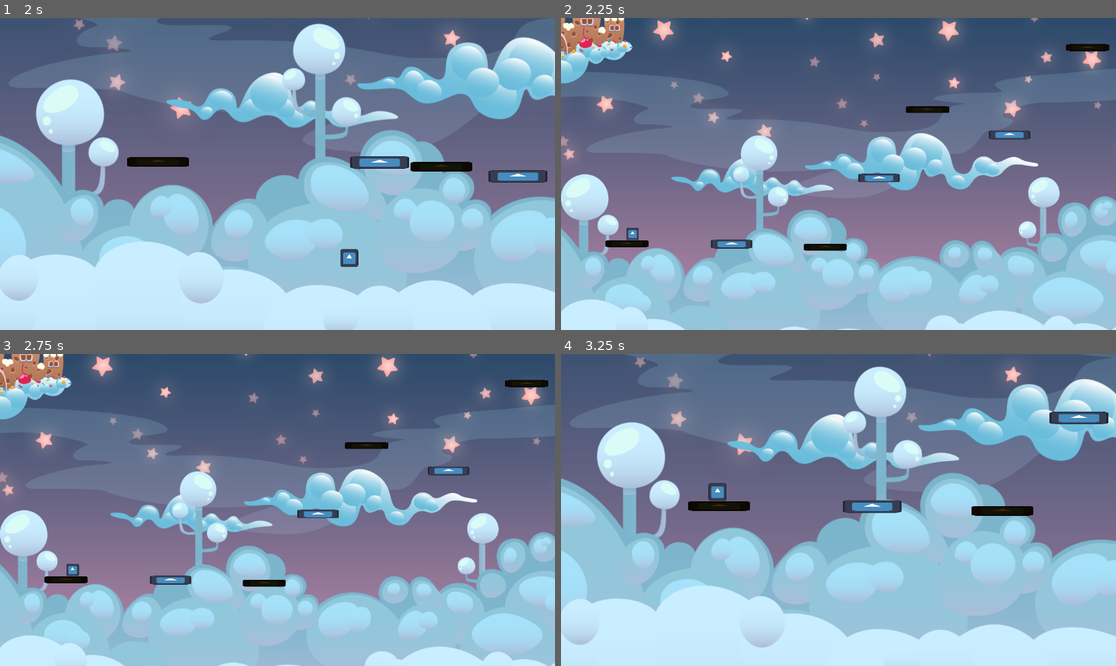
Above: before the commit, frames 1-4 (two rows, left to right).
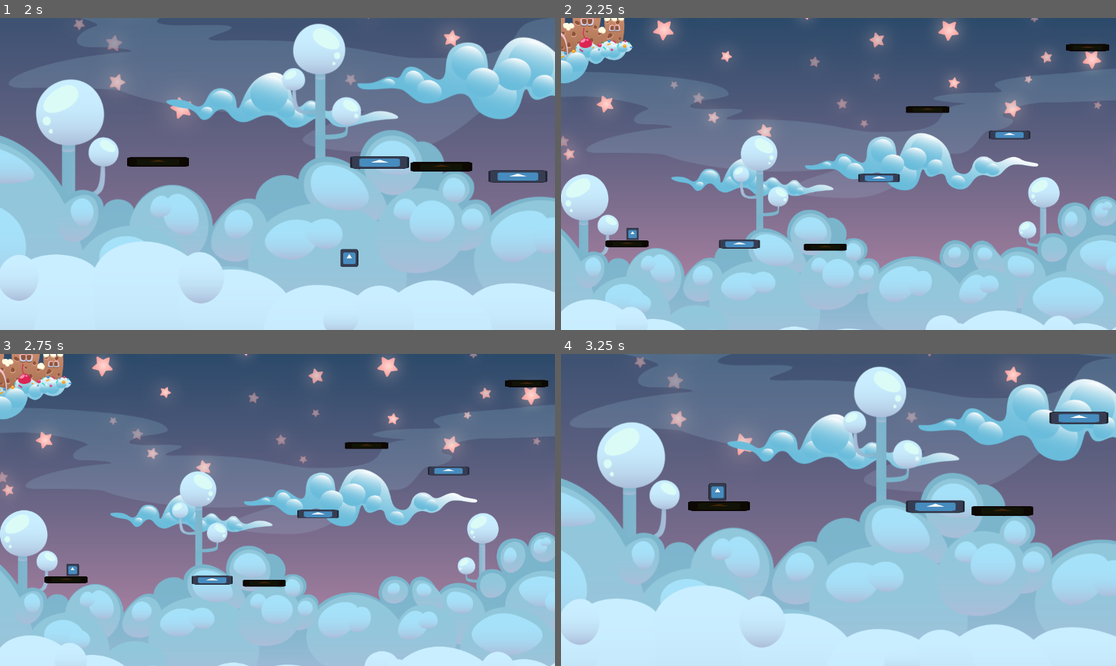
Above: after the commit, the same moments.

Repository: danigeri/Brackeys-Game-Jam
Game: Godot game, scene res://scenes/GameLoop/game_loop.tscn
The game is run twice, just before and just after one commit, with the same random seed, the same clock (stepped at 60 frames per second) and the same inputs. The engine's default icon, where the game draws it, is replaced by a stand-in: a white triangle on a blue panel in a dark square.
Inputs (mouse positions are in pixels of both pictures, inside the frame that each line leads up to):
- Up to frame 1 (2 s): move the mouse to (316, 208) at 0.52 s; press the mouse at (316, 208) at 0.53 s; hold Right (right) from 0.53 s (still down); tap Up (up) at 0.77, 1.52 s; move the mouse to (516, 167) at 1.27 s; release the mouse at (516, 167) at 1.28 s; click (516, 167) at 1.35 s
- Up to frame 2 (2.25 s): move the mouse to (894, 105) at 2.02 s; release Right (right) at 2.03 s; press the mouse at (894, 105) at 2.03 s; hold Left (left) from 2.03 s (still down); tap G (ghost_run) at 2.1 s
- Up to frame 3 (2.75 s): keep holding Left (left)
- Up to frame 4 (3.25 s): move the mouse to (1010, 469) at 2.77 s; release Left (left) at 2.78 s; release the mouse at (1010, 469) at 2.78 s; hold Right (right) from 2.78 s (still down); tap P (player_run) at 2.85 s; tap Up (up) at 3.02 s; click (1010, 469) at 3.05 s

Frame 1 is identical in both runs. In frame 2, 0.2% of the frame differs, in the area x 27-36%, y 70-74%; in frame 3, 0.4%; in frame 4, 0.9%, in the area x 50-73%, y 46-52%.
Error after the commit: Cannot call method 'to_local' on a null value. (res://scenes/Platform/platform.gd:98)

Commit message:
Hovering is only set to false if the mouse is out of the collision shape on release.

Diff:
--- a/scenes/Platform/platform.gd
+++ b/scenes/Platform/platform.gd
@@ -4,11 +4,13 @@
 @export var distance: int
 @export var duration: int
 
-var move = false
-var enter = false
+var is_moving = false
+var is_hovering = false
 var tween: Tween
 var start_x: float
 var start_y: float
+
+@onready var collision_shape_2d: CollisionShape2D = %CollisionShape2D
 
 
 func _ready() -> void:
@@ -20,7 +22,7 @@
 
 func _physics_process(delta: float):
 	handle_platform_moving(delta)
-	release_platform_on_releasing_click()
+	handle_platform_release_and_hovering()
 
 
 func _create_tween():
@@ -76,7 +78,7 @@
 
 func handle_platform_moving(delta) -> void:
 	var mouse_pos = get_global_mouse_position()
-	if move:
+	if is_moving:
 		if dir == "x":
 			var target_x = clamp(mouse_pos.x, start_x - distance, start_x + distance)
 			position.x = move_toward(position.x, target_x, distance * delta)
@@ -84,23 +86,24 @@
 			var target_y = clamp(mouse_pos.y, start_y - distance, start_y + distance)
 			position.y = move_toward(position.y, target_y, distance * delta)
 
-	if Input.is_action_pressed("click") and enter:
-		move = true
+
+func handle_platform_release_and_hovering() -> void:
+	if Input.is_action_pressed("click") and is_hovering:
+		is_moving = true
 	else:
-		move = false
+		is_moving = false
 
-
-func release_platform_on_releasing_click() -> void:
 	if Input.is_action_just_released("click"):
-		enter = false
-		move = false
+		var mouse_pos = get_global_mouse_position()
+		is_hovering = collision_shape_2d.shape.get_rect().has_point(collision_shape_2d.to_local(mouse_pos))
+		is_moving = false
 
 
 func _on_area_2d_mouse_entered() -> void:
-	if !Input.is_mouse_button_pressed(MOUSE_BUTTON_LEFT):
-		enter = true
+	if !Input.is_action_pressed("click"):
+		is_hovering = true
 
 
 func _on_area_2d_mouse_exited() -> void:
-	if !move:
-		enter = false
+	if !is_moving:
+		is_hovering = false
